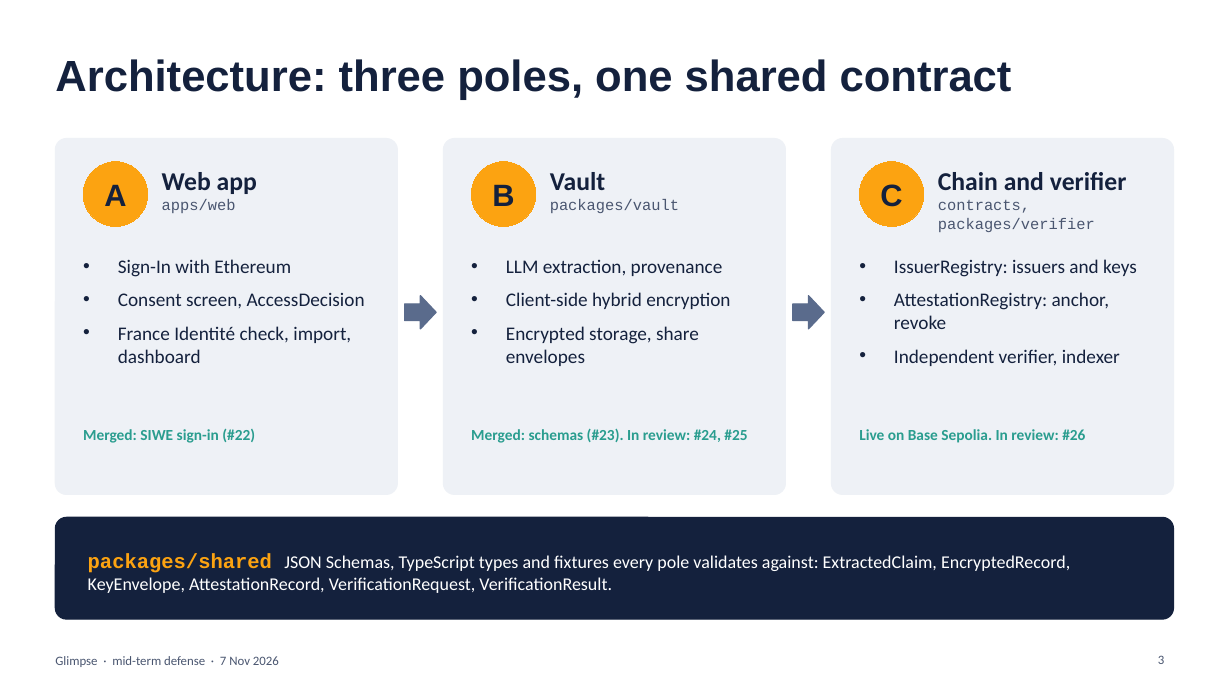
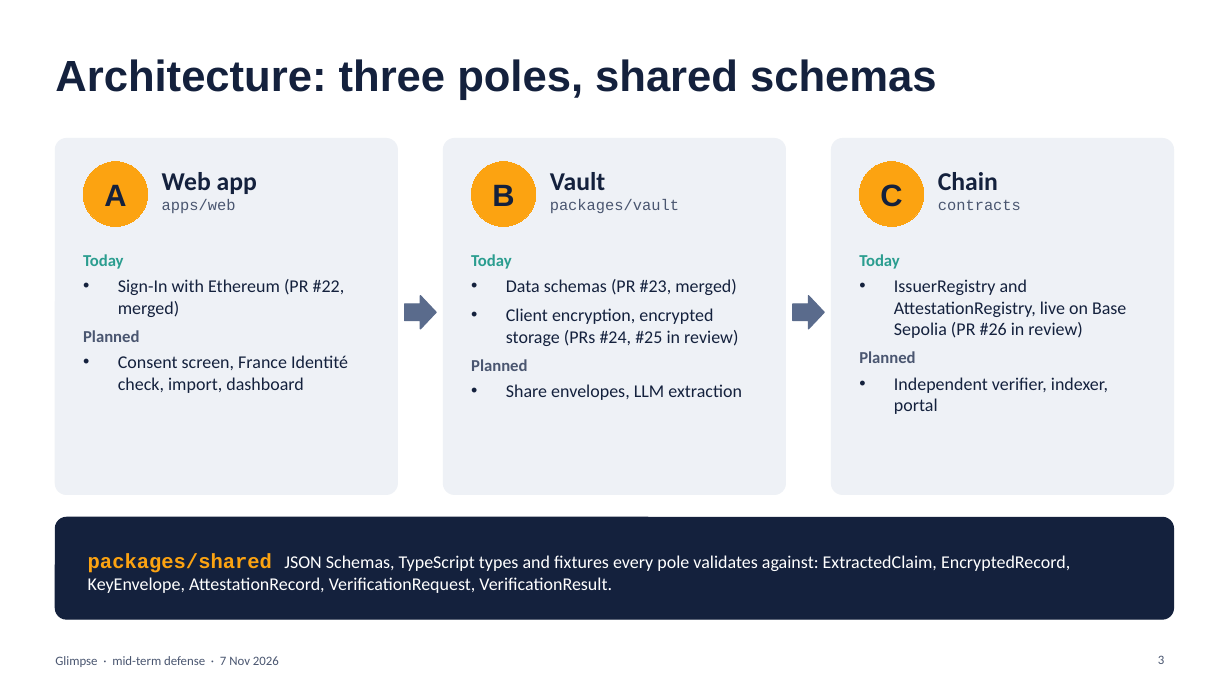
Before and after one commit to CouturierNathan/Glimpse, a slide deck: slide 3 of docs/mid-term-demo.pptx. Drawn at 1232x693 pixels with LibreOffice and Linux fonts; fonts in the diff are those of the drawing. Boxes give left, top, right and bottom in pixels: in the first picture for what was removed or moved away, otherwise in the second. Text is boxed around its words. In the diff, an @@ line names an element or a change of style, - is before the commit and + after.

Commit message:
Assert the live status and keep the holder off chain in the demo (#20)
The demo printed the attestation status without checking it; it now
asserts active after anchoring and revoked after revocation. The holder
defaulted to the issuer wallet, which put the holder's address on chain
as the signer; a fresh address now stands in for the holder.

The slides now separate what exists from what is planned, list the
issuer metadata among what is on chain, and add the inline checks to
what is mocked.

```diff
--- a/docs/mid-term-demo.pptx
+++ b/docs/mid-term-demo.pptx
@@ title at (55, 59, 936, 100): text changed @@
-Architecture: three poles, one shared contract
+Architecture: three poles, shared schemas
@@ text at (938, 172, 1021, 210): text changed @@
-Chain and verifier
-contracts, packages/verifier
+Chain
+contracts
@@ text at (83, 254, 348, 393): text changed; size 15 to 14 pt @@
-• Sign-In with Ethereum
-• Consent screen, AccessDecision
-• France Identité check, import, dashboard
+Today
+• Sign-In with Ethereum (PR #22, merged)
+Planned
+• Consent screen, France Identité check, import, dashboard
@@ text at (471, 254, 742, 400): text changed; size 15 to 14 pt @@
-• LLM extraction, provenance
-• Client-side hybrid encryption
-• Encrypted storage, share envelopes
+Today
+• Data schemas (PR #23, merged)
+• Client encryption, encrypted storage (PRs #24, #25 in review)
+Planned
+• Share envelopes, LLM extraction
@@ text at (859, 254, 1126, 414): text changed; size 15 to 14 pt @@
-• IssuerRegistry: issuers and keys
-• AttestationRegistry: anchor, revoke
-• Independent verifier, indexer
+Today
+• IssuerRegistry and AttestationRegistry, live on Base Sepolia (PR #26 in review)
+Planned
+• Independent verifier, indexer, portal
@@ text removed at (83, 429, 255, 443) @@
-Merged: SIWE sign-in (#22)
@@ text removed at (471, 429, 747, 443) @@
-Merged: schemas (#23). In review: #24, #25
@@ text removed at (859, 429, 1085, 443) @@
-Live on Base Sepolia. In review: #26
```
Also in this commit, not shown: 5 other slides changed, 1 other file.
